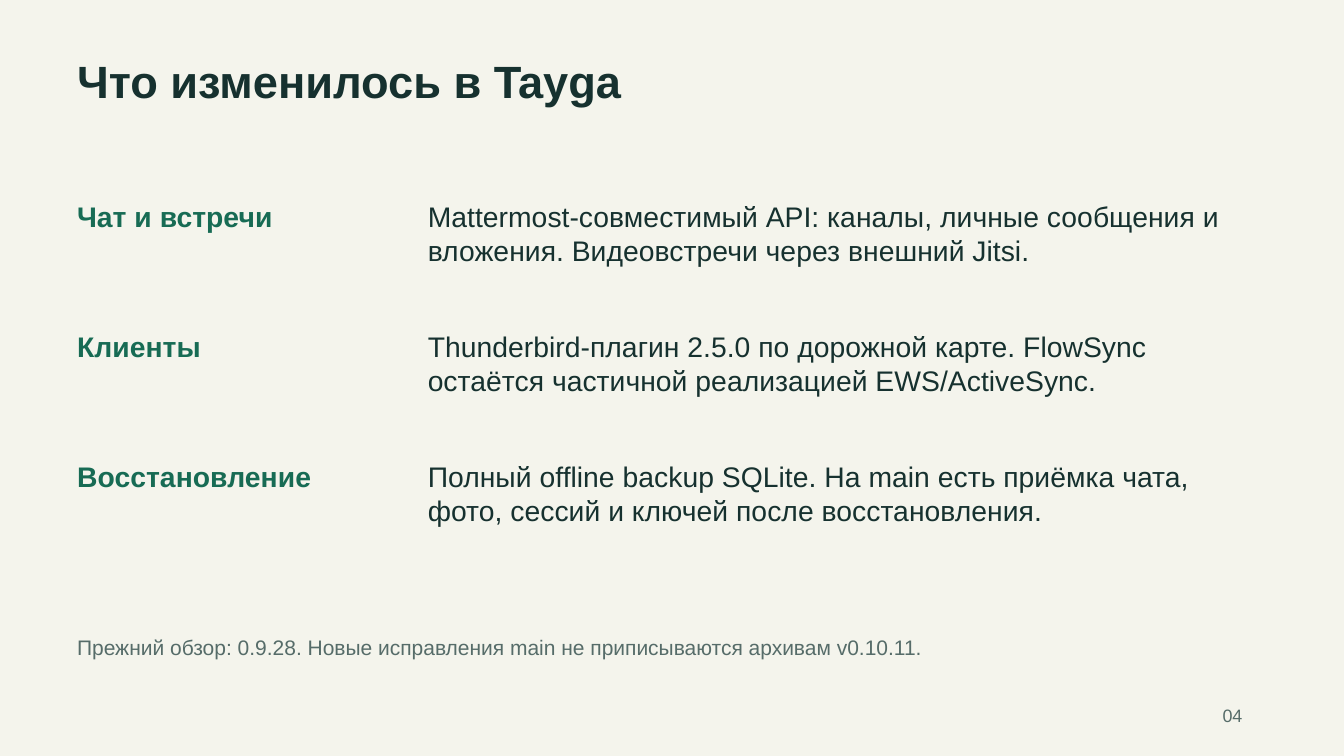
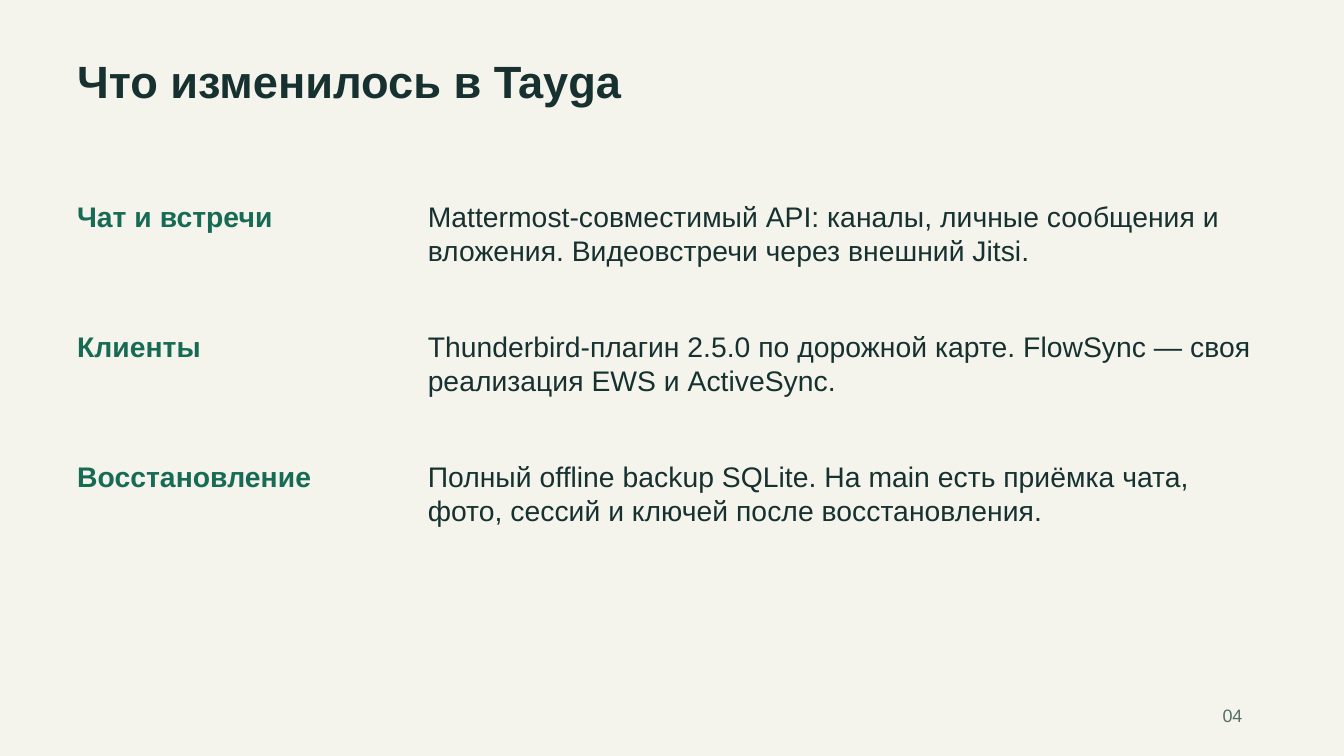
Before and after one commit to rkislov/tayga-mail-server, a slide deck: slide 4 of docs/presentations/tayga-competitors-2026-11-19.pptx. Drawn at 1344x756 pixels with LibreOffice and Linux fonts; fonts in the diff are those of the drawing. Boxes give left, top, right and bottom in pixels: in the first picture for what was removed or moved away, otherwise in the second. Text is boxed around its words. In the diff, an @@ line names an element or a change of style, - is before the commit and + after.

Commit message:
docs: simplify presentation labels and revise FlowSync wording

```diff
--- a/docs/presentations/tayga-competitors-2026-11-19.pptx
+++ b/docs/presentations/tayga-competitors-2026-11-19.pptx
@@ text at box(428, 336, 1250, 397): text changed @@
-Thunderbird-плагин 2.5.0 по дорожной карте. FlowSync остаётся частичной реализацией EWS/ActiveSync.
+Thunderbird-плагин 2.5.0 по дорожной карте. FlowSync — своя реализация EWS и ActiveSync.
@@ text removed at box(77, 639, 922, 660) @@
-Прежний обзор: 0.9.28. Новые исправления main не приписываются архивам v0.10.11.
```
Also in this commit, not shown: 9 other slides changed, 1 other file.
